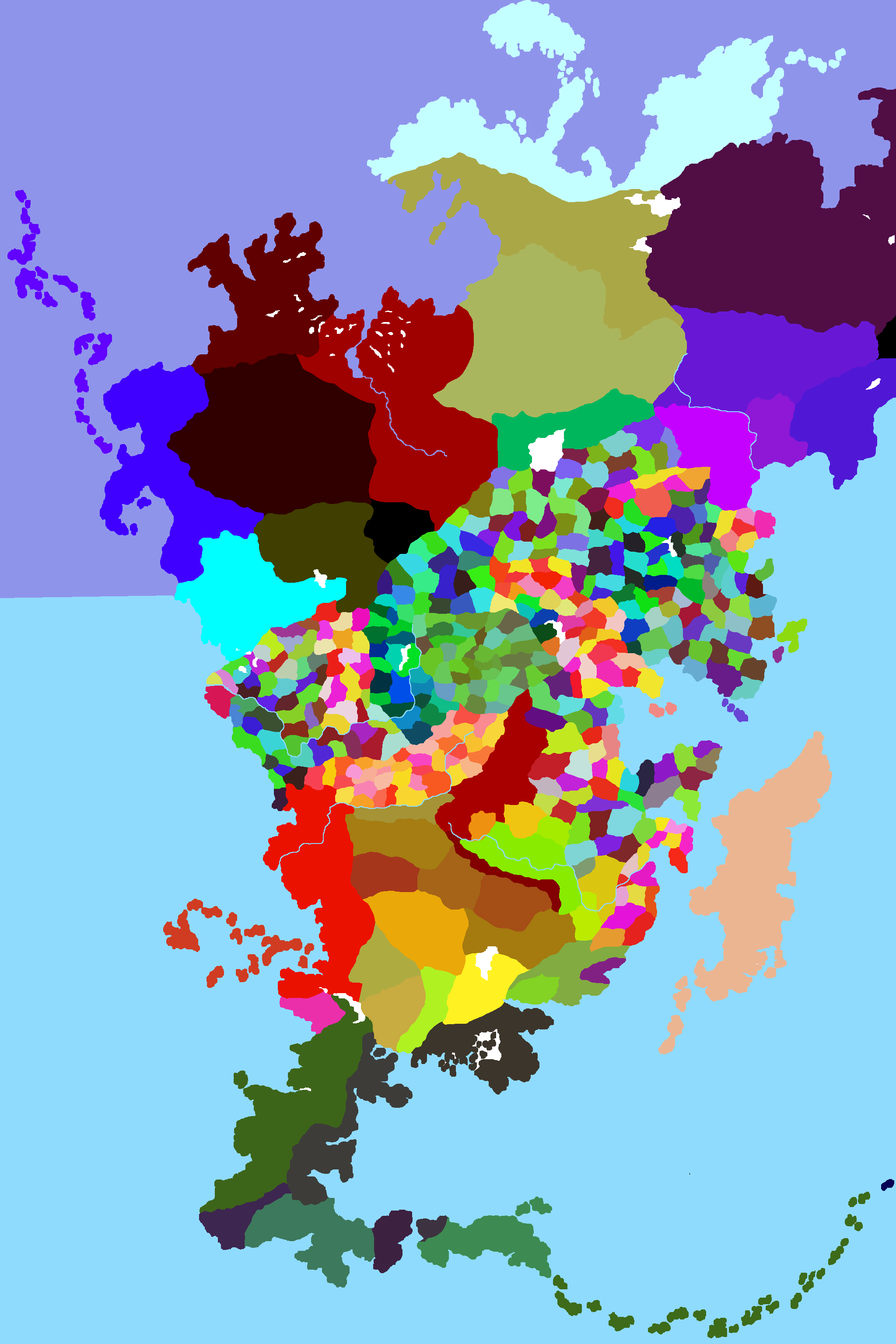
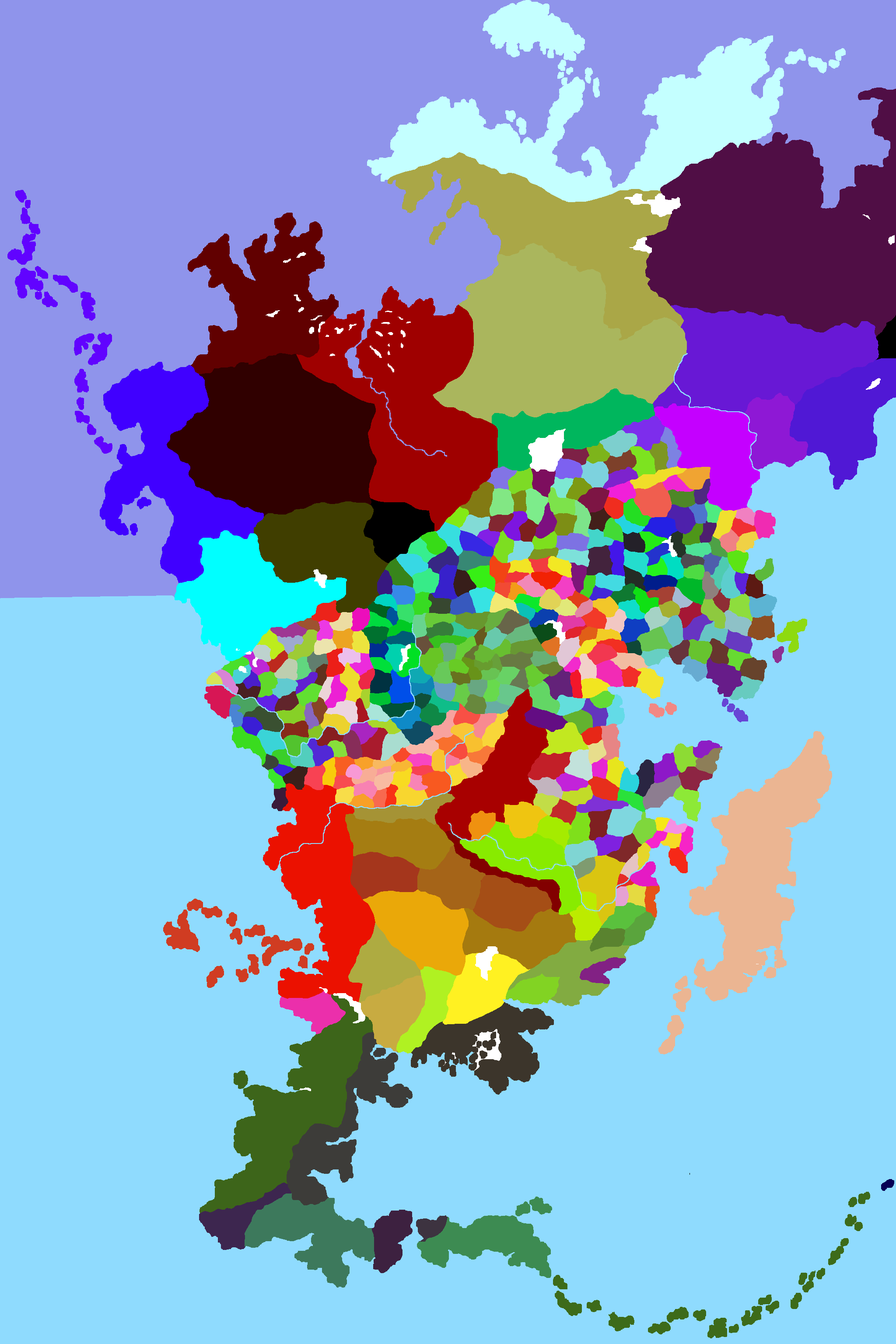
Layers edited between the first and the second (896, 1344) image:
painted on "Ebene 0" over [589,902,656,952]
